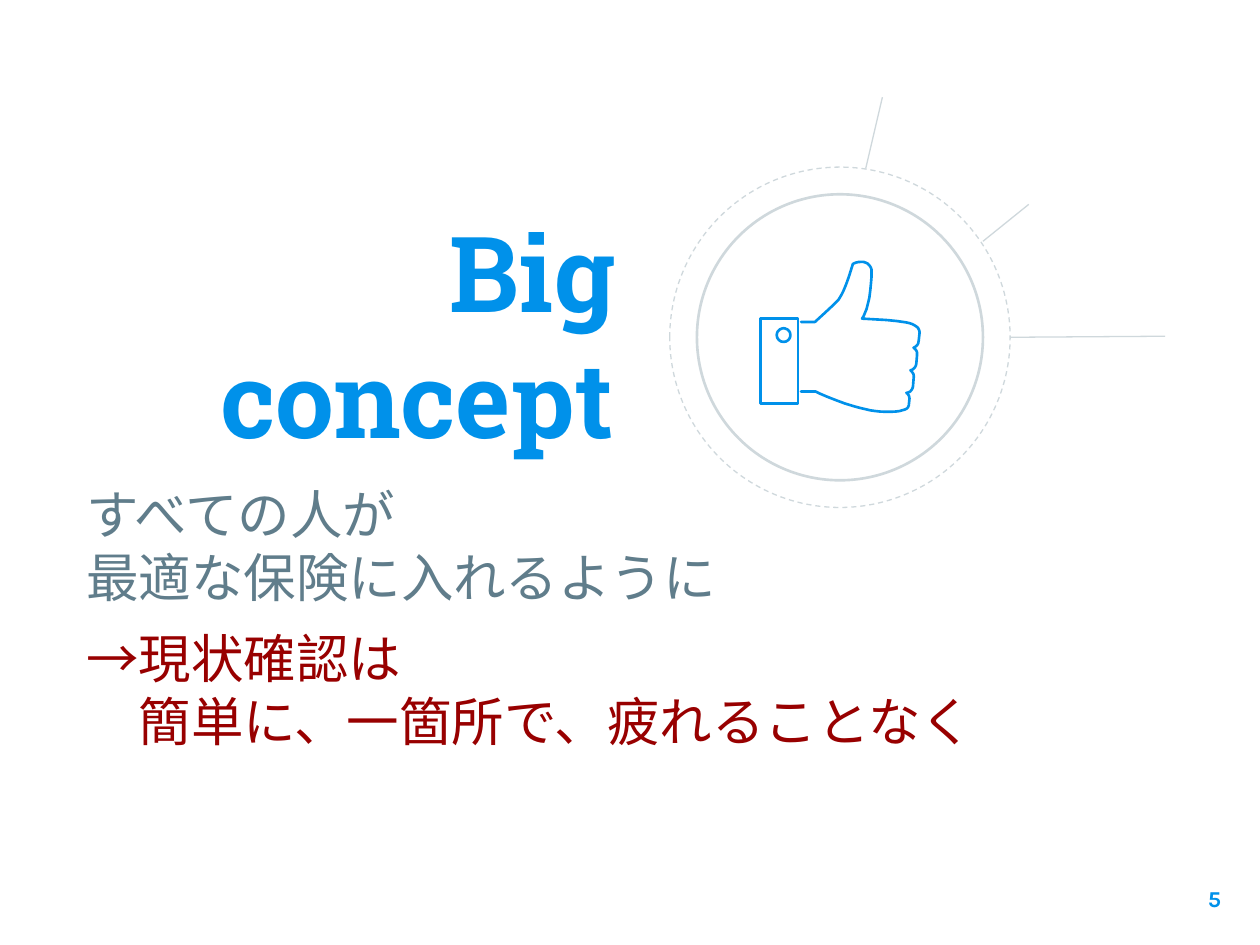
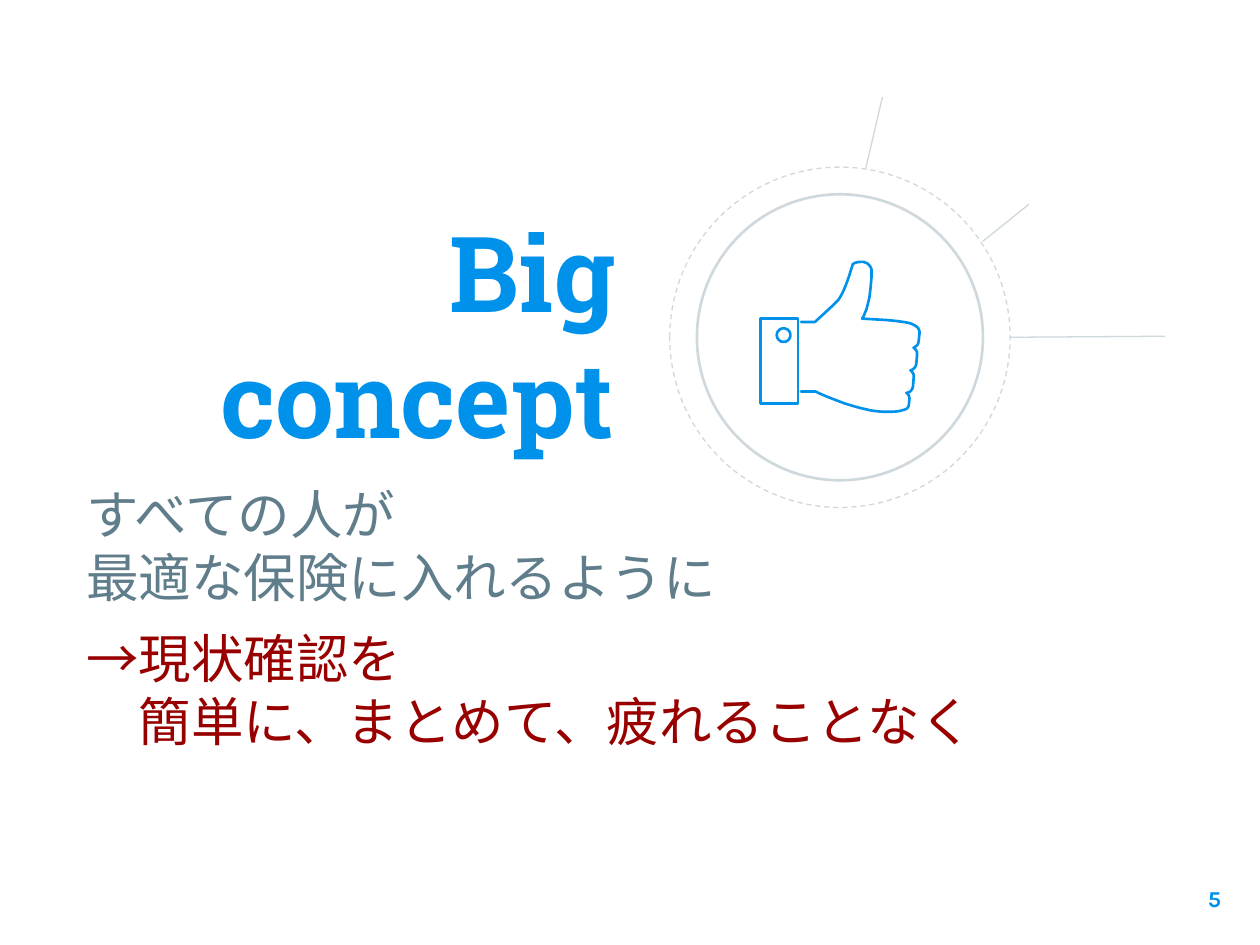
Before and after one commit to Orimai05/arritateam, a slide deck: slide 5 of slide/20190424-25_kaizen_bootcamp.pptx. Drawn at 1260x945 pixels with LibreOffice and Linux fonts; fonts in the diff are those of the drawing; background and template pictures are left out. Boxes give left, top, right and bottom in pixels: in the first picture for what was removed or moved away, otherwise in the second. Text is boxed around its words. In the diff, an @@ line names an element or a change of style, - is before the commit and + after.

```diff
--- a/slide/20190424-25_kaizen_bootcamp.pptx
+++ b/slide/20190424-25_kaizen_bootcamp.pptx
@@ subtitle at [86, 634, 973, 746]: text changed @@
-→現状確認は
-簡単に、一箇所で、疲れることなく
+→現状確認を
+簡単に、まとめて、疲れることなく
```
Also in this commit, not shown: 5 other slides changed, 1 other file.
